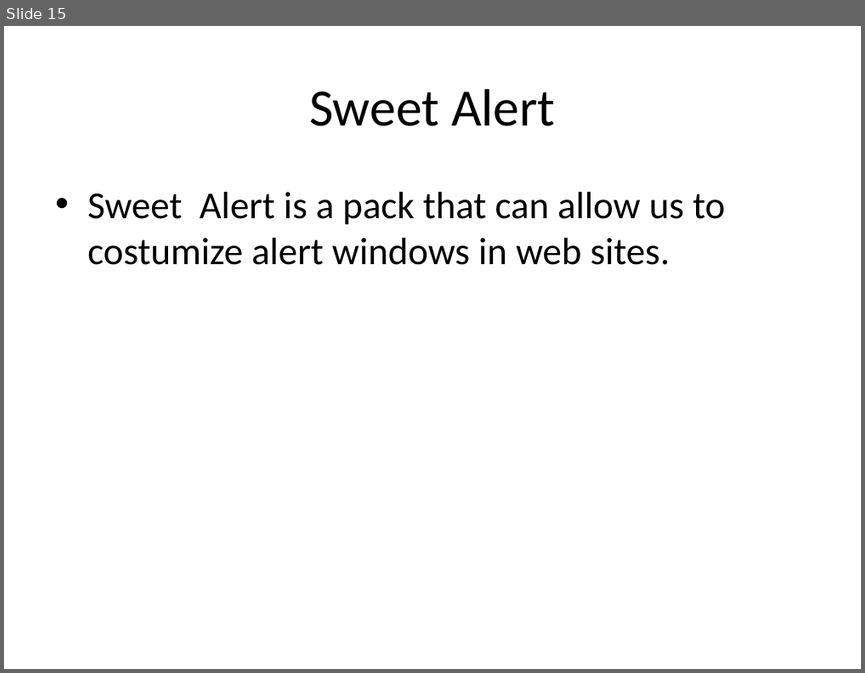
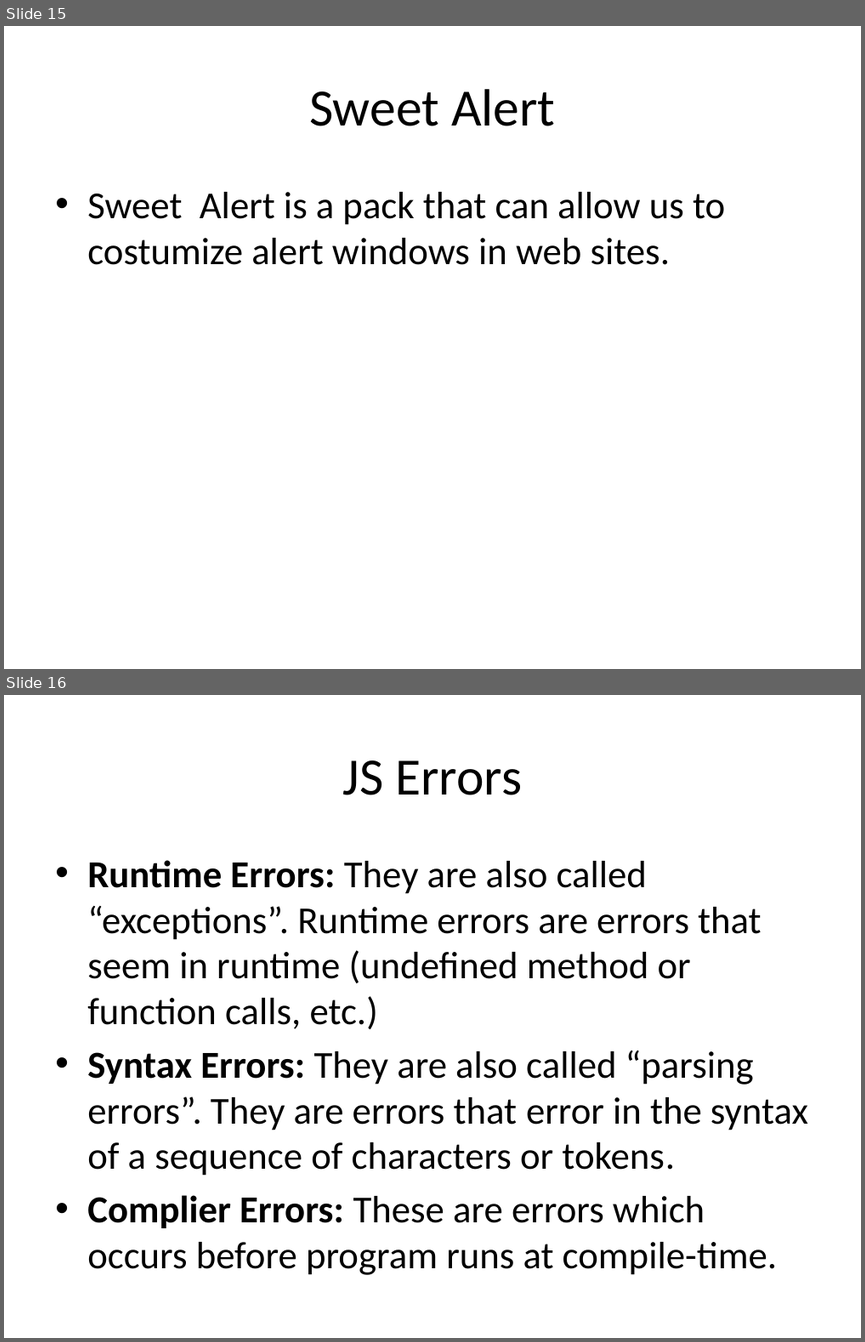
Before and after one commit to TechCareer-FrontEnd-1/tubisad-frontend-musabsakar, a slide deck: homeworks_musab_sakar.pptx. Shown one above the other, each under a label of ours: slide 15 before the commit, slides 15 and 16 after it. The pictures are 865x673 and 865x1342 pixels, drawn with LibreOffice and Linux fonts; fonts in the diff are those of the drawing. Boxes give left, top, right and bottom in pixels: in the first picture for what was removed or moved away, otherwise in the second. Text is boxed around its words. In the diff, an @@ line names an element or a change of style, - is before the commit and + after.

Commit message:
runtime error, syntax error, complier error

```diff
--- a/homeworks_musab_sakar.pptx
+++ b/homeworks_musab_sakar.pptx
@@ slide 16 added at [4,695,861,1338], background #FFFFFF @@
@@ title added at [342,760,522,795], 44 pt, text #000000 @@
+JS Errors
@@ text added at [87,860,808,1275], 32 pt, text #000000 @@
+• Runtime Errors: They are also called “exceptions”. Runtime errors are errors that seem in runtime (undefined method or function calls, etc.)
+• Syntax Errors: They are also called “parsing errors”. They are errors that error in the syntax of a sequence of characters or tokens.
+• Complier Errors: These are errors which occurs before program runs at compile-time.
```
